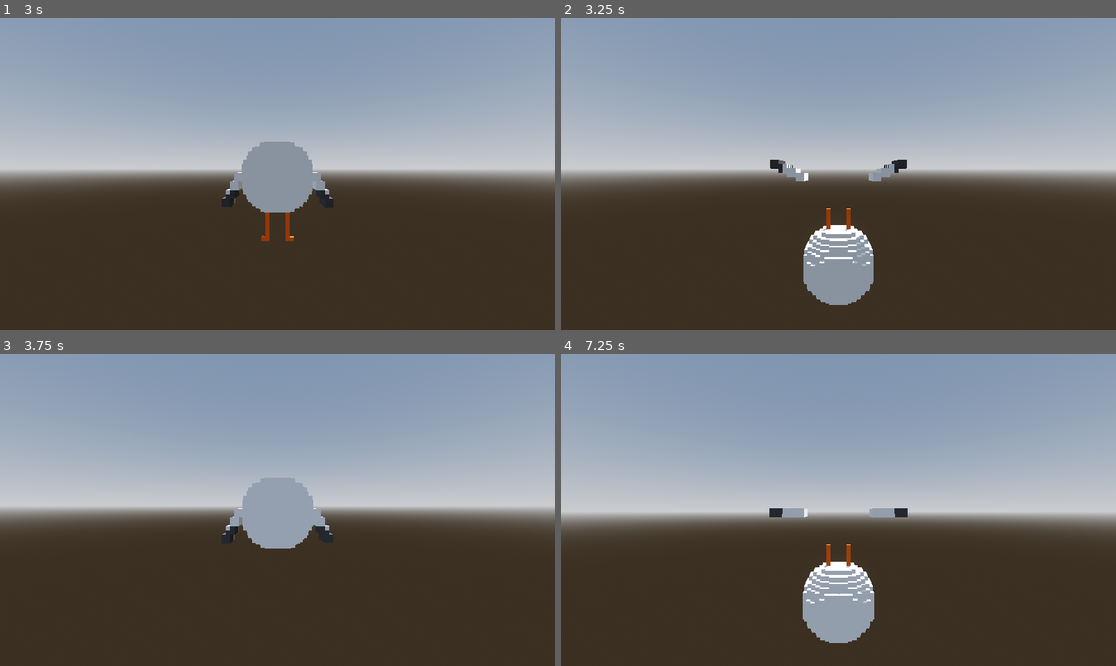
Above: before the commit, frames 1-4 (two rows, left to right).
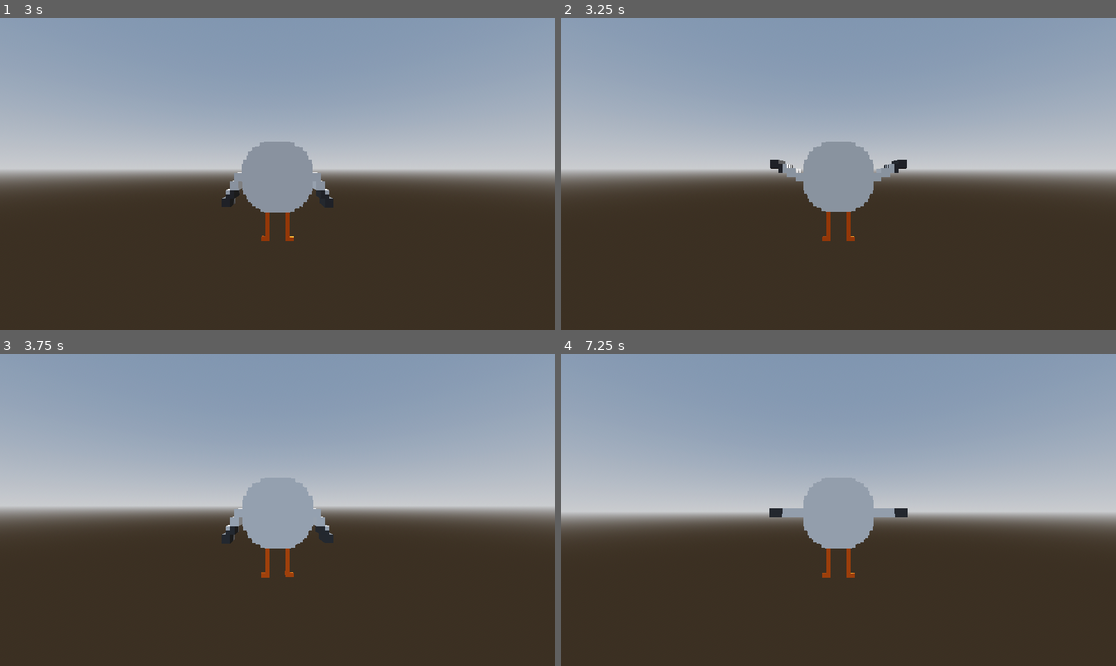
Above: after the commit, the same moments.

Repository: JJNeep/Seagull-Gamejam-Game
Game: Godot game, scene res://test.tscn
Same seed, same stepped clock (60 frames per second), same inputs: the game is played once before the commit and once after it.
Inputs (mouse positions are in pixels of both pictures, inside the frame that each line leads up to):
- Up to frame 1 (3 s): move the mouse to (305, 174) at 0.52 s; hold E (squawk) 0.53-1.28 s; hold W (move_forward) from 0.53 s (still down); tap Space (jump) at 0.77, 1.52 s; move the mouse to (249, 174) at 1.27 s; tap E (squawk) at 1.35, 2.85 s; tap Enter at 2 s; move the mouse to (288, 167) at 2.02 s; hold E (squawk) 2.03-2.78 s; move the mouse to (271, 180) at 2.77 s
- Up to frame 2 (3.25 s): keep holding W (move_forward); tap Space (jump) at 3.02 s
- Up to frame 3 (3.75 s): keep holding W (move_forward); tap Space (jump) at 3.5 s; move the mouse to (316, 513) at 3.52 s; hold E (squawk) from 3.53 s (still down)
- Up to frame 4 (7.25 s): tap Space (jump) at 3.77, 4.52, 5.75, 6.02, 6.77 s; move the mouse to (794, 506) at 4.27 s; release E (squawk) at 4.28 s; tap E (squawk) at 4.35, 5.85 s; tap Enter at 5 s; move the mouse to (844, 510) at 5.02 s; hold E (squawk) 5.03-5.78 s; move the mouse to (816, 503) at 5.77 s; release W (move_forward) at 5.78 s; hold D (move_right) 5.78-6.53 s; move the mouse to (866, 510) at 6.52 s; hold W (move_forward) from 6.53 s (still down); hold E (squawk) from 6.53 s (still down)

Frame 1 is identical in both runs. In frame 2, 5.0% of the frame differs, in the area x 42-57%, y 39-92%; in frame 3, 0.2%; in frame 4, 5.1%, in the area x 43-57%, y 40-93%.

Commit message:
Update player.tscn

Diff:
--- a/seagull-game-jam/Player/player.tscn
+++ b/seagull-game-jam/Player/player.tscn
@@ -203,7 +203,7 @@
 tracks/4/keys = {
 "times": PackedFloat32Array(0),
 "transitions": PackedFloat32Array(1),
-"update": 0,
+"update": 1,
 "values": [Vector3(0, -2.1, 0)]
 }
 tracks/5/type = "value"
@@ -215,7 +215,7 @@
 tracks/5/keys = {
 "times": PackedFloat32Array(0),
 "transitions": PackedFloat32Array(1),
-"update": 0,
+"update": 1,
 "values": [Vector3(0, -2.1, 0)]
 }
 tracks/6/type = "value"
@@ -227,7 +227,7 @@
 tracks/6/keys = {
 "times": PackedFloat32Array(0),
 "transitions": PackedFloat32Array(1),
-"update": 0,
+"update": 1,
 "values": [Vector3(0, -2.1, 0)]
 }
 tracks/7/type = "value"
@@ -239,7 +239,7 @@
 tracks/7/keys = {
 "times": PackedFloat32Array(0),
 "transitions": PackedFloat32Array(1),
-"update": 0,
+"update": 1,
 "values": [Vector3(0, -2.1, 0)]
 }
 tracks/8/type = "value"
@@ -263,7 +263,7 @@
 tracks/9/keys = {
 "times": PackedFloat32Array(0),
 "transitions": PackedFloat32Array(1),
-"update": 0,
+"update": 1,
 "values": [Vector3(0, -2.1, 0)]
 }
 
@@ -417,33 +417,6 @@
 "transitions": PackedFloat32Array(1),
 "update": 1,
 "values": [ExtResource("7_606se")]
-}
-
-[sub_resource type="Animation" id="Animation_lfmf2"]
-length = 0.001
-tracks/0/type = "value"
-tracks/0/imported = false
-tracks/0/enabled = true
-tracks/0/path = NodePath("Visuals/Wing_Left:mesh")
-tracks/0/interp = 1
-tracks/0/loop_wrap = true
-tracks/0/keys = {
-"times": PackedFloat32Array(0),
-"transitions": PackedFloat32Array(1),
-"update": 1,
-"values": [ExtResource("4_ivps1")]
-}
-tracks/1/type = "value"
-tracks/1/imported = false
-tracks/1/enabled = true
-tracks/1/path = NodePath("Visuals/Wing_Right:mesh")
-tracks/1/interp = 1
-tracks/1/loop_wrap = true
-tracks/1/keys = {
-"times": PackedFloat32Array(0),
-"transitions": PackedFloat32Array(1),
-"update": 1,
-"values": [ExtResource("4_ivps1")]
 }
 
 [sub_resource type="Animation" id="Animation_gu6f8"]
@@ -676,7 +649,6 @@
 &"Glide": SubResource("Animation_p5o4e"),
 &"Idle": SubResource("Animation_pylmc"),
 &"Jump": SubResource("Animation_5htga"),
-&"RESET": SubResource("Animation_lfmf2"),
 &"Run": SubResource("Animation_gu6f8"),
 &"Squawk": SubResource("Animation_q13i1")
 }
@@ -719,12 +691,12 @@
 [node name="Wing_Right" type="MeshInstance3D" parent="Visuals" unique_id=1596002125]
 transform = Transform3D(1, 0, 0, 0, 1, 0, 0, 0, 1, 0, -2.1, 0)
 material_override = SubResource("StandardMaterial3D_5tmop")
-mesh = ExtResource("4_ivps1")
+mesh = ExtResource("6_5htga")
 
 [node name="Wing_Left" type="MeshInstance3D" parent="Visuals" unique_id=1710493421]
 transform = Transform3D(-1, 0, 0, 0, 1, 0, 0, 0, 1, 0, -2.1, 0)
 material_override = SubResource("StandardMaterial3D_5tmop")
-mesh = ExtResource("4_ivps1")
+mesh = ExtResource("6_5htga")
 
 [node name="AnimationPlayer" type="AnimationPlayer" parent="Visuals" unique_id=892147675]
 root_node = NodePath("../..")
